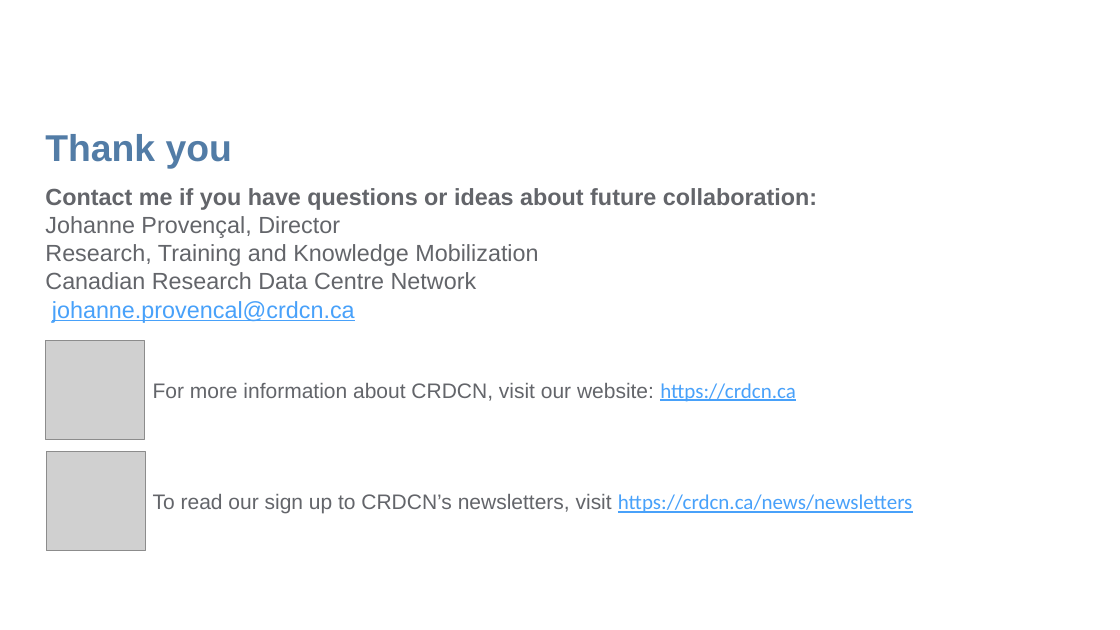
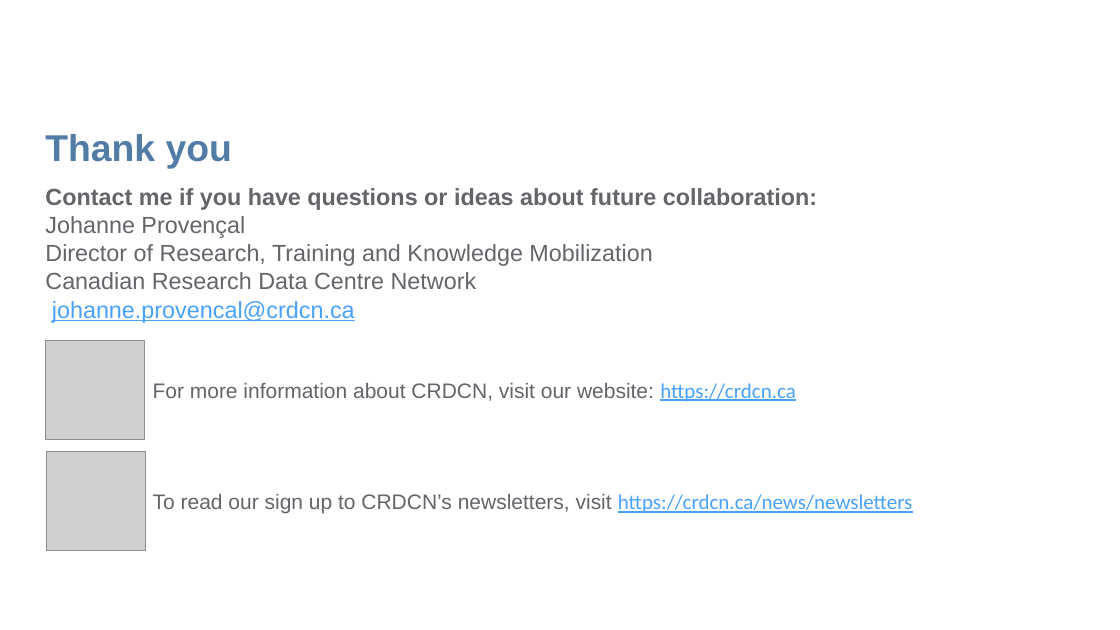
Before and after one commit to CRDCN/RAD_Training, a slide deck: slide 16 of Provincial outreach deck.pptx. Drawn at 1120x630 pixels with LibreOffice and Linux fonts; fonts in the diff are those of the drawing; grey boxes stand for pictures; background and template pictures are left out. Boxes give left, top, right and bottom in pixels: in the first picture for what was removed or moved away, otherwise in the second. Text is boxed around its words. In the diff, an @@ line names an element or a change of style, - is before the commit and + after.

```diff
--- a/Provincial outreach deck.pptx
+++ b/Provincial outreach deck.pptx
@@ text at (45,216,652,266): text changed @@
-Johanne Provençal, Director
-Research, Training and Knowledge Mobilization
+Johanne Provençal
+Director of Research, Training and Knowledge Mobilization
```
Also in this commit, not shown: 4 other slides changed.
